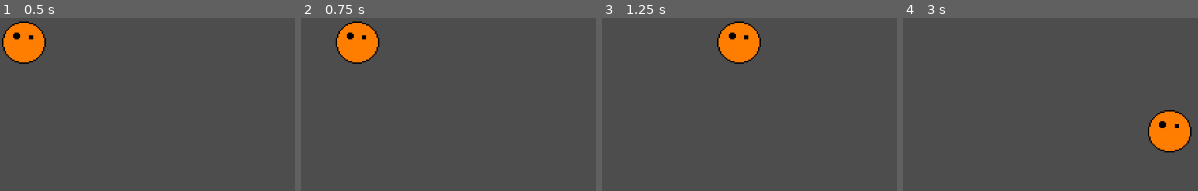
Above: before the commit, frames 1-4 (left to right).
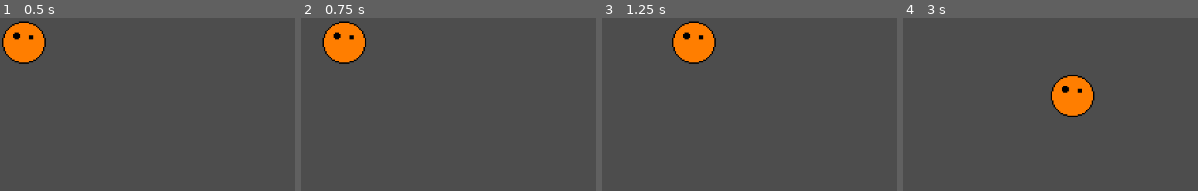
Above: after the commit, the same moments.

Repository: YCaTGameRT/SABox_World
Game: Godot game, scene res://node_2d.tscn
Two runs of this game, one before a commit and one after it. Both use one fixed random seed, a clock stepped at 60 frames per second and the inputs below.
Inputs:
- Up to frame 1 (0.5 s): no input
- Up to frame 2 (0.75 s): tap Enter at 0.5 s; hold D (movement_right) from 0.53 s (still down)
- Up to frame 3 (1.25 s): keep holding D (movement_right)
- Up to frame 4 (3 s): release D (movement_right) at 1.28 s; hold S (movement_down) 1.28-2.03 s; hold D (movement_right) 2.03-2.78 s; hold W (movement_up) from 2.78 s (still down)

Frame 1 is identical in both runs. In frame 2, 2.6% of the frame differs, in the area x 7-27%, y 1-27%; in frame 3, 5.7%; in frame 4, 5.8%, in the area x 50-98%, y 32-79%.

Commit message:
fixed wrong velocity on different framerate

Diff:
--- a/Scripts/BOXMan_control.gd
+++ b/Scripts/BOXMan_control.gd
@@ -1,6 +1,6 @@
 class_name BOXMan_control extends CharacterBody2D
 
-var speed = 14000
+var speed = 140
 
 func _process(delta):
 	var move_up = Input.is_action_pressed("movement_up")
@@ -13,5 +13,5 @@
 	if move_up != move_down: movement_vector.y = 1 if move_down else -1
 	if move_right != move_left: movement_vector.x = 1 if move_right else -1
 
-	velocity = movement_vector.normalized() * speed * delta
+	velocity = movement_vector.normalized() * speed
 	move_and_slide()
--- a/node_2d.tscn
+++ b/node_2d.tscn
@@ -14,7 +14,6 @@
 script = ExtResource("2_x4imd")
 
 [node name="Sprite2D" type="Sprite2D" parent="CharacterBody2D"]
-scale = Vector2(1, 1)
 texture = ExtResource("1_bp6ny")
 
 [node name="CollisionShape2D" type="CollisionShape2D" parent="CharacterBody2D"]
